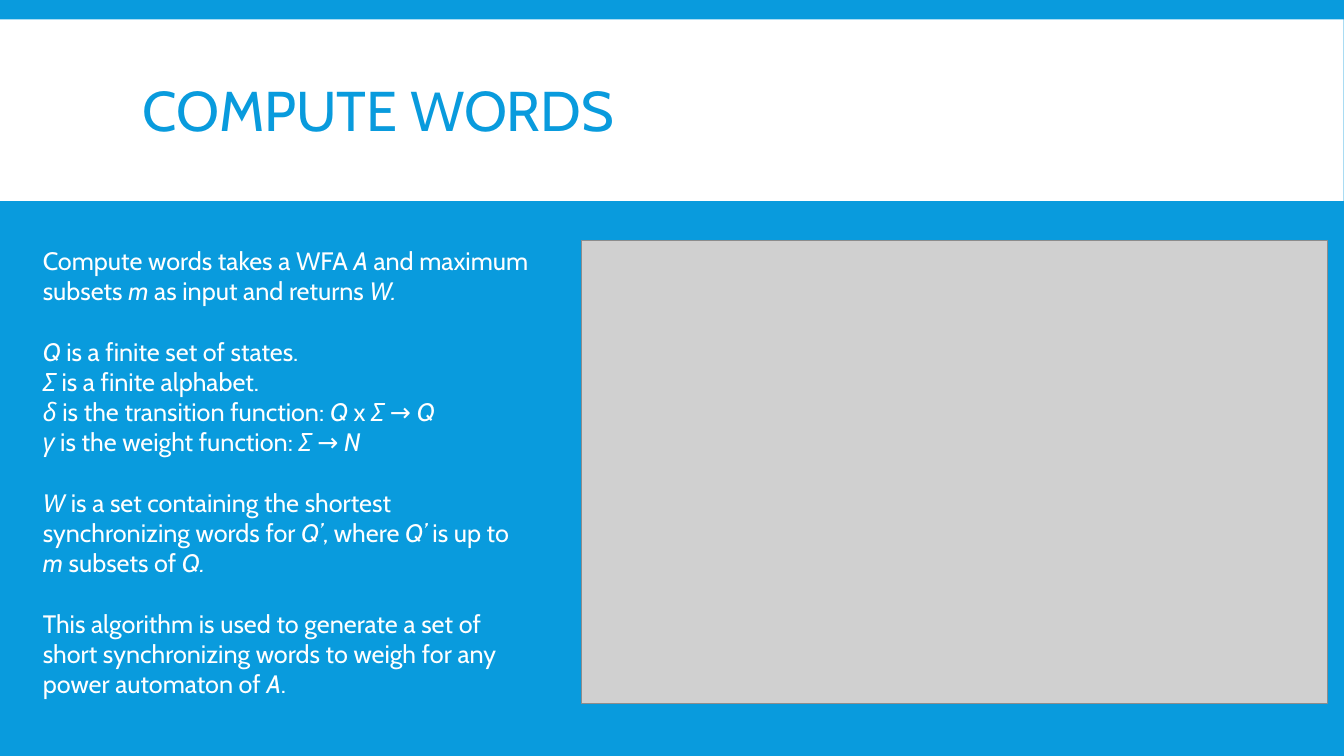
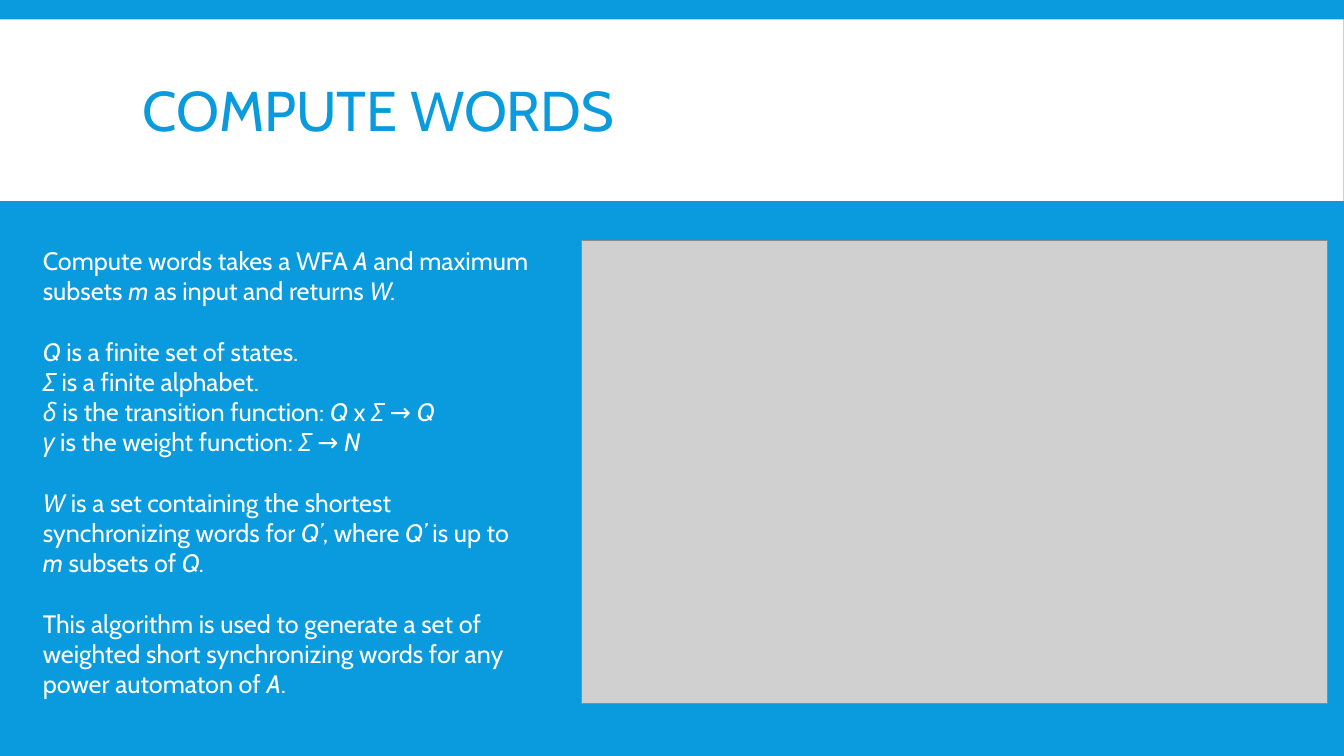
Before and after one commit to Jacobsma/CS477-Project, a slide deck: slide 12 of project.pptx (slide 13 before the commit). Drawn at 1344x756 pixels with LibreOffice and Linux fonts; fonts in the diff are those of the drawing; grey boxes stand for pictures. Boxes give left, top, right and bottom in pixels: in the first picture for what was removed or moved away, otherwise in the second. Text is boxed around its words. In the diff, an @@ line names an element or a change of style, - is before the commit and + after.

Commit message:
Updated slides
Fixed algorithm slides, added heuristics and new additions slides

```diff
--- a/project.pptx
+++ b/project.pptx
@@ text at [43,614,504,699]: text changed @@
-This algorithm is used to generate a set of short synchronizing words to weigh for any power automaton of A.
+This algorithm is used to generate a set of weighted short synchronizing words for any power automaton of A.
```
Also in this commit, not shown: 3 other slides changed, 7 slides added, 1 slide removed, 2 other files.
